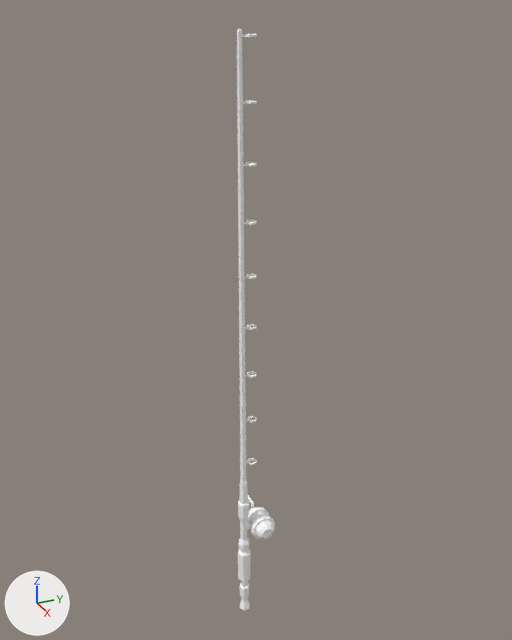
The glTF model frontend/assets/models3d/packs/quaternius-fbx/fishing_rod_lvl5.glb as it was, and as the next commit left it.
Before and after are seen from a camera (50 mm lens) standing at (1.679, -0.712, 1.737) and looking at (-0.069, 0.074, 0.863). Every picture has the same lights, and +X, +Y and +Z are marked at lower left. The picture after the commit comes second. Where no turn or scale is listed for an object, it has been applied to the vertices.

The first picture shows 'FishingRod_Lvl5'.
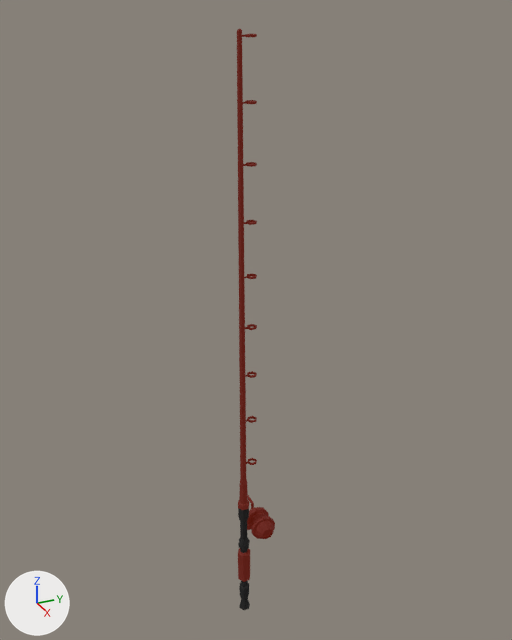
What differs and where, as boxes [x1, y1, x2, y2] in the pictures (512 x 640 px):
'FishingRod_Lvl5', recoloured, surface changed (white to dark red)
    both: [237, 29, 275, 610]

What changed in the scene script:
```text
Change mat_material_0:
    mat_material_0.base_color: (1.0, 1.0, 1.0) -> (0.00256, 0.00256, 0.00256)  # white #ffffff -> black #080808
Change mat_material_1:
    mat_material_1.base_color: (1.0, 1.0, 1.0) -> (0.0711, 0.00338, 0.0)  # white #ffffff -> dark red #4b0b00
    add mat_material_1.emission_strength = 1.0
    add mat_material_1.emission_color = (0.0711, 0.00338, 0.0)  # dark red #4b0b00
```
